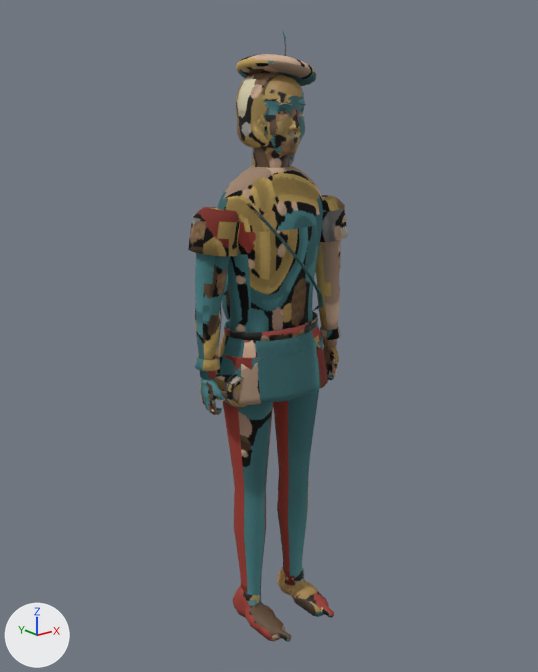
A saved change to the Blender file models/src/npc-bard.blend.
Before and after are seen from a camera (50 mm lens) standing at (-1.42, -1.756, 1.709) and looking at (0.0, 0.02, 0.998). Every picture has the same lights, and +X, +Y and +Z are marked at lower left. The older version comes first.

Names of what the first picture shows: 'NPC_Bard'.
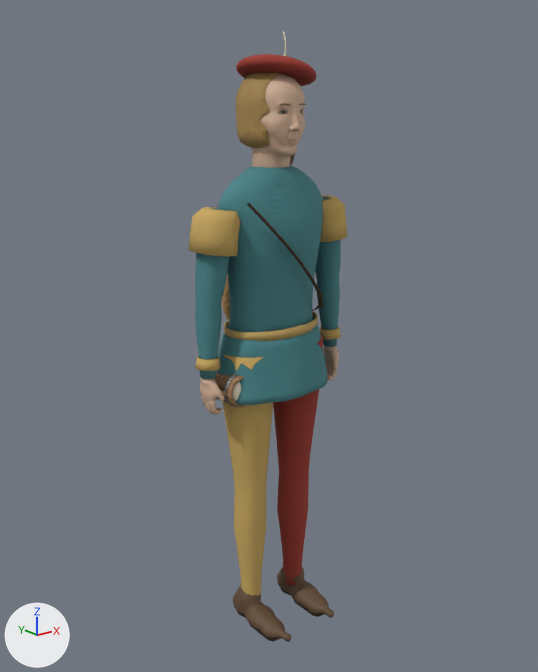
What differs and where, as boxes [x1, y1, x2, y2] in the pictures (538 x 672 px):
part 1 of me_bard_mesh, reshaped: before [236, 70, 306, 154]; after [235, 70, 306, 152]
part 2 of me_bard_mesh, surface changed: [188, 31, 347, 642] in both

The change, as a diff of the scene's bpy script:
```diff
--- a/models/src/npc-bard.blend.py
+++ b/models/src/npc-bard.blend.py
@@ me_bard_mesh @@
 # used by ob_npc_bard; location = (0.0, 0.0, 0.0)
-me_bard_mesh.from_pydata(...)  # 8965 vertices, 11053 faces; spans x -0.29..0.29, y -0.21..0.22, z 0.0..1.93
+me_bard_mesh.from_pydata(...)  # 11614 vertices, 13911 faces; spans x -0.29..0.29, y -0.21..0.22, z 0.0..1.93
+# me_bard_mesh part 1: 225 vertices moved within x -0.09..0.09, y -0.1..0.13, z 1.58..1.81; 336 vertices removed from x -0.09..0.09, y -0.1..0.13, z 1.58..1.81; 2985 vertices added at x -0.09..0.09, y -0.11..0.13, z 1.58..1.8
+# me_bard_mesh part 2: 8507 kept faces spanning x -0.29..0.29, y -0.21..0.22, z 0.0..1.93 get new texture (UV) coordinates
 me_bard_mesh.materials.append(mat_bard_skin)
```
